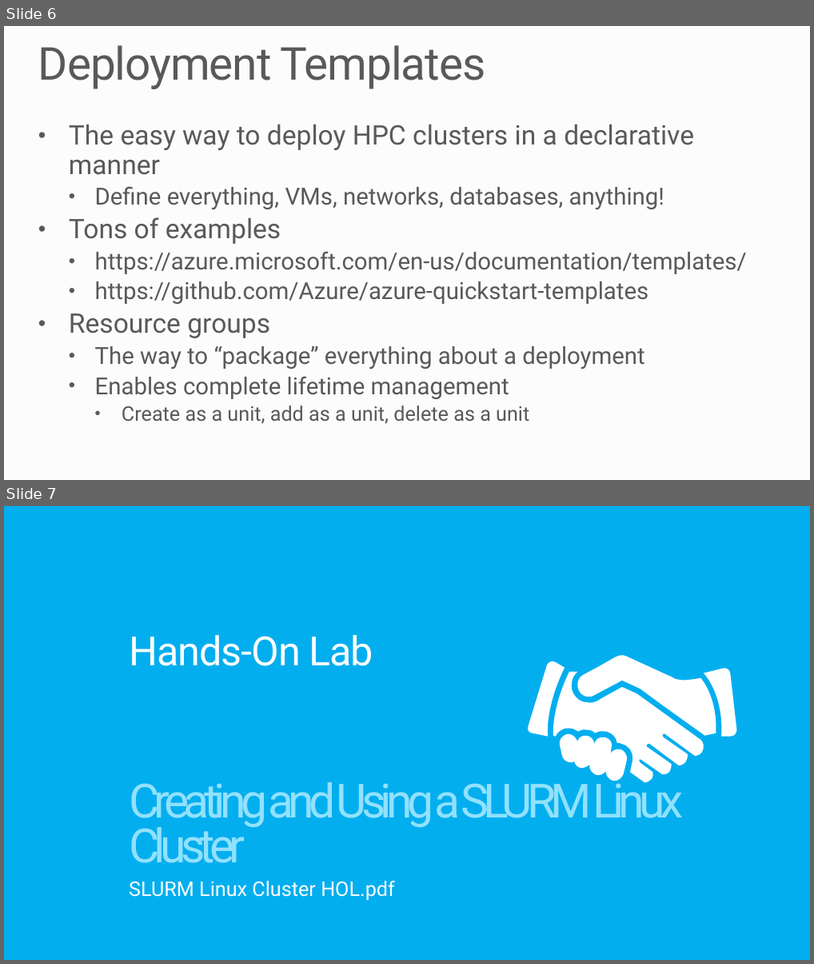
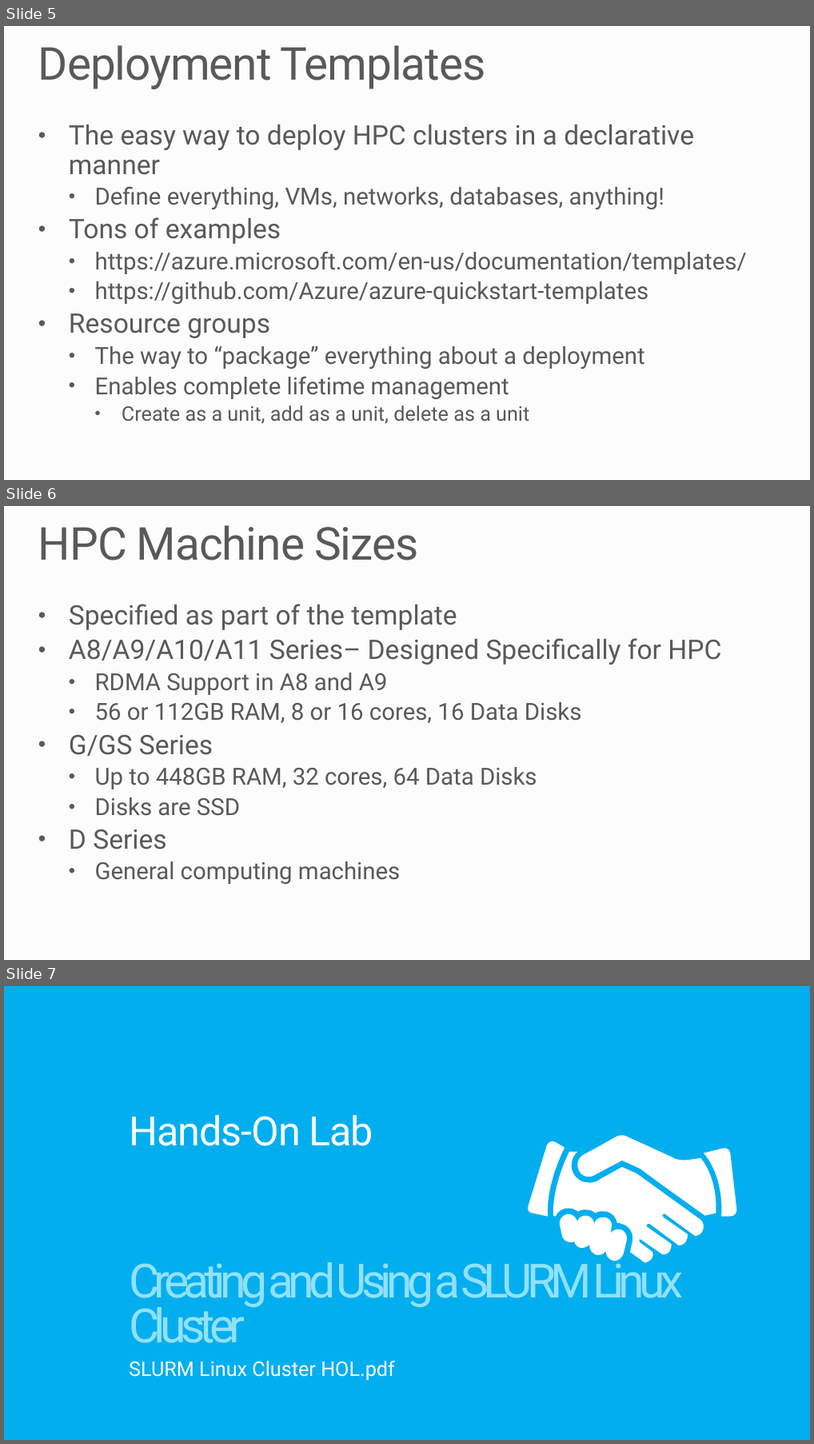
Before and after one commit to MSRConnections/Azure-training-course, a slide deck: Content/HPC/Azure Batch and HPC.pptx. Shown one above the other, each under a label of ours: slides 6 and 7 before the commit, slides 5, 6 and 7 after it. The pictures are 814x964 and 814x1444 pixels, drawn with LibreOffice and Linux fonts; fonts in the diff are those of the drawing; background and template pictures are left out. Boxes give left, top, right and bottom in pixels: in the first picture for what was removed or moved away, otherwise in the second. Text is boxed around its words. In the diff, an @@ line names an element or a change of style, - is before the commit and + after.

```diff
--- a/Content/HPC/Azure Batch and HPC.pptx
+++ b/Content/HPC/Azure Batch and HPC.pptx
@@ slide 6 added at [4, 506, 810, 960], background #FCFCFC @@
@@ title added at [38, 525, 418, 560], 54 pt, text #595959 @@
+HPC Machine Sizes
@@ text added at [69, 604, 722, 884], 28 pt, text #595959 @@
+• Specified as part of the template
+• A8/A9/A10/A11 Series– Designed Specifically for HPC
+  • RDMA Support in A8 and A9
+  • 56 or 112GB RAM, 8 or 16 cores, 16 Data Disks
+• G/GS Series
+  • Up to 448GB RAM, 32 cores, 64 Data Disks
+  • Disks are SSD
+• D Series
+  • General computing machines
@@ what was slide 6 is now slide 5 @@
```
Also in this commit, not shown: 1 slide removed.
